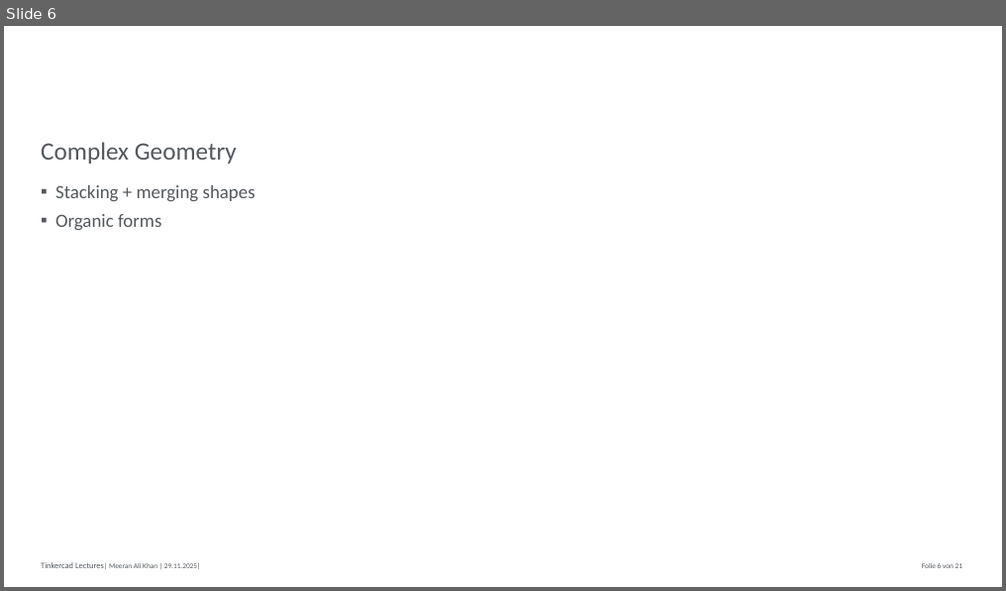
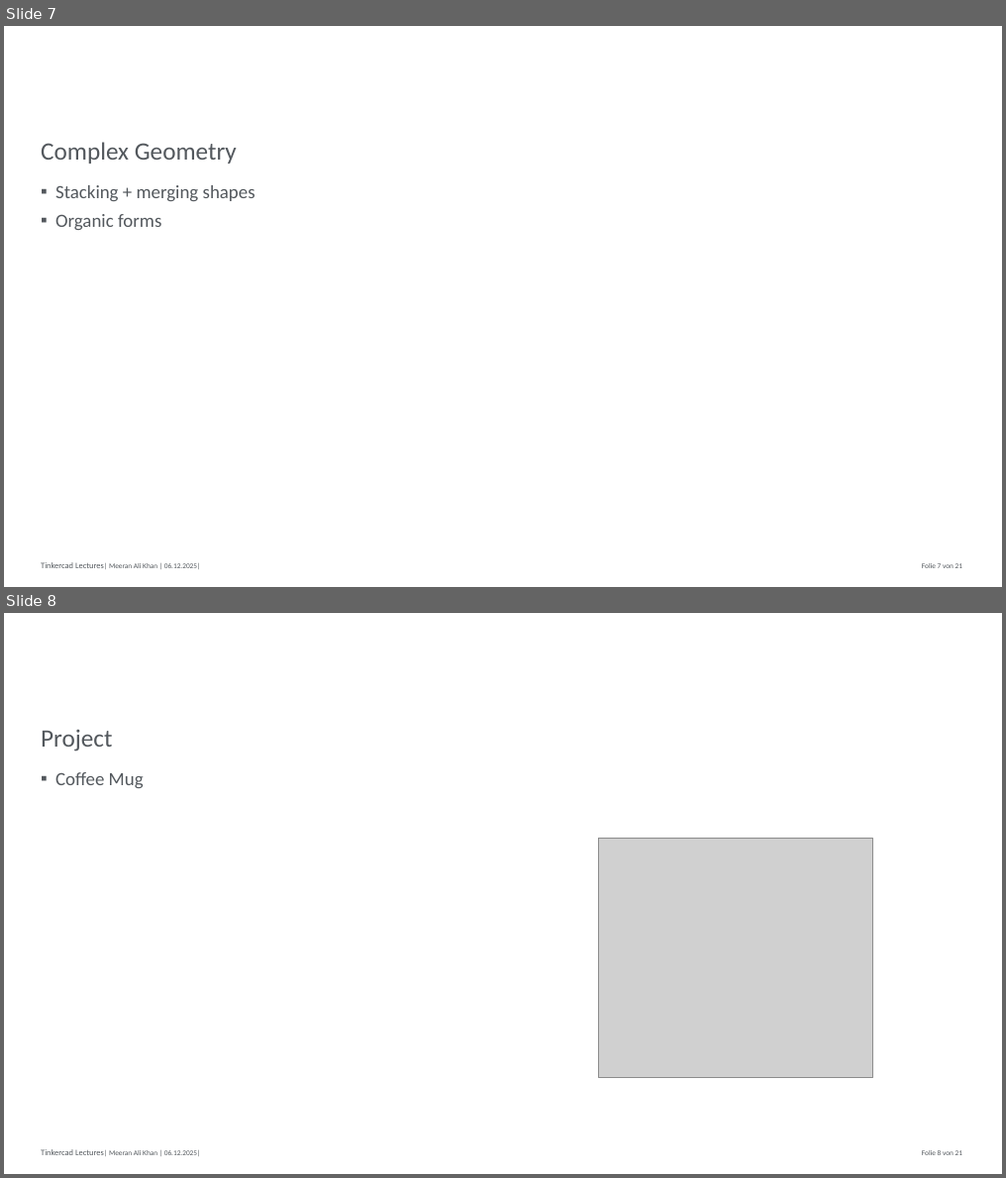
Before and after one commit to MAK-RPTU/Tinkercad, a slide deck: Lectures/Week3.pptx. Shown one above the other, each under a label of ours: slide 6 before the commit, slides 7 and 8 after it. The pictures are 1006x591 and 1006x1178 pixels, drawn with LibreOffice and Linux fonts; fonts in the diff are those of the drawing; grey boxes stand for pictures; background and template pictures are left out. Boxes give left, top, right and bottom in pixels: in the first picture for what was removed or moved away, otherwise in the second. Text is boxed around its words. In the diff, an @@ line names an element or a change of style, - is before the commit and + after.

```diff
--- a/Lectures/Week3.pptx
+++ b/Lectures/Week3.pptx
@@ slide 8 added at [4, 613, 1002, 1174], background #FFFFFF; not listed: 2 template elements that a slide beside it also shows @@
@@ title added at [41, 729, 112, 752], 24 pt, text #53585D @@
+Project
@@ text added at [55, 772, 144, 788], 18 pt, text #53585D @@
+▪ Coffee Mug
@@ picture added at [599, 839, 873, 1078] @@
@@ what was slide 6 is now slide 7 @@
```
Also in this commit, not shown: 8 other slides changed, 2 other slides added, 2 slides removed, 3 other files.
